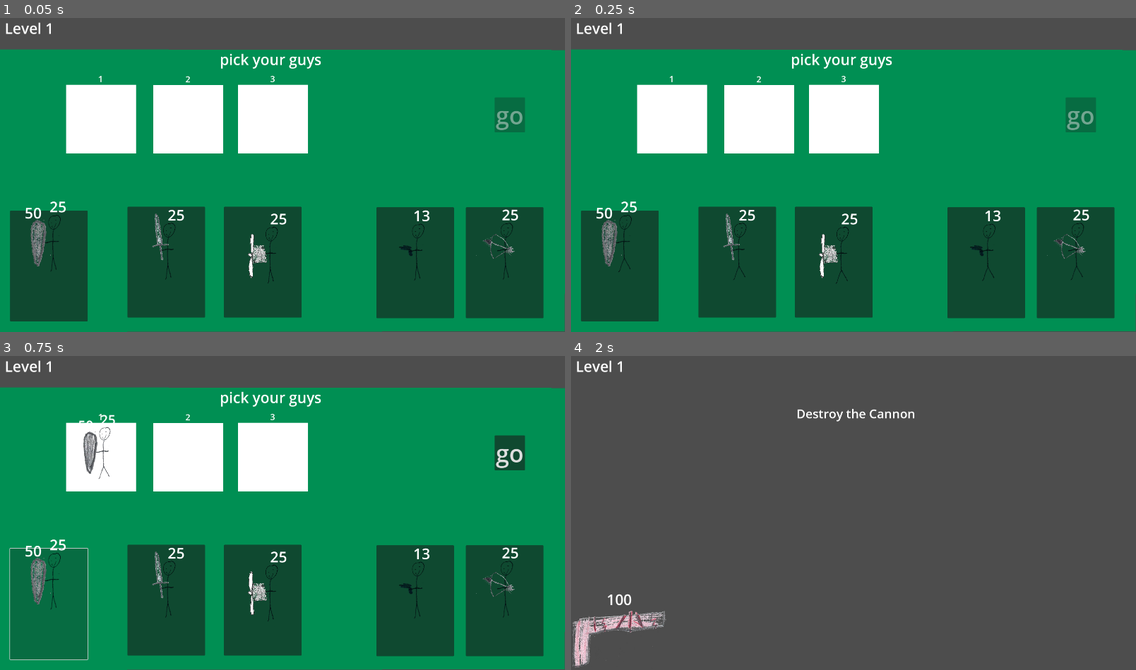
Above: before the commit, frames 1-4 (two rows, left to right).
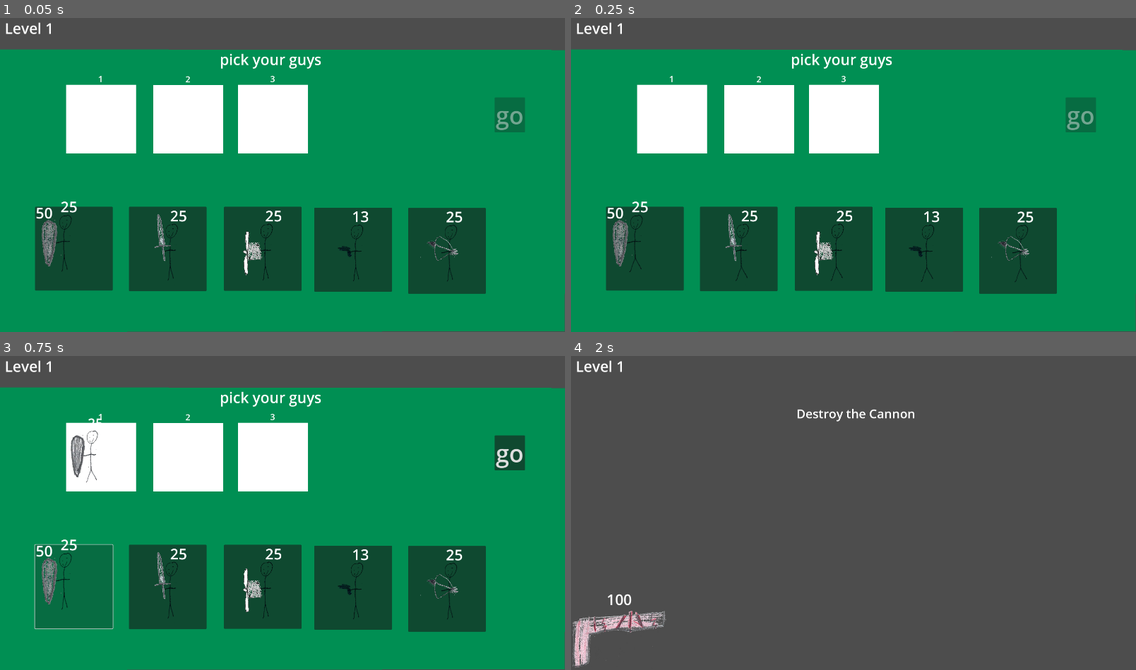
Above: after the commit, the same moments.

Repository: rlskoeser/stickfigure-rtd
Game: Godot game, scene res://main.tscn
Same seed, same stepped clock (60 frames per second), same inputs: the game is played once before the commit and once after it.
Inputs (mouse positions are in pixels of both pictures, inside the frame that each line leads up to; where the layout moved, square brackets give the same spot in the first picture):
- Up to frame 1 (0.05 s): no input
- Up to frame 2 (0.25 s): no input
- Up to frame 3 (0.75 s): click (73, 585) [50, 604] at 0.5 s
- Up to frame 4 (2 s): click "go" at 1.25 s

The runs differ from the first frame. In frame 1, 17% of the frame differs, in the area x 1-97%, y 58-97%; in frame 2, 17%; in frame 3, 18%, in the area x 1-97%, y 18-97%; in frame 4, nothing differs.

Commit message:
Clean up chooser layout & guy placement

Diff:
--- a/stickfigure-rtd/chooser.tscn
+++ b/stickfigure-rtd/chooser.tscn
@@ -118,78 +118,78 @@
 
 [node name="Button1" type="Button" parent="Buttons"]
 anchors_preset = -1
-anchor_left = 0.018
-anchor_top = 0.618
-anchor_right = 0.155
-anchor_bottom = 0.967
-offset_left = -0.560001
-offset_top = -0.440063
-offset_right = 0.399994
-offset_bottom = -0.360107
+anchor_left = 0.062
+anchor_top = 0.618
+anchor_right = 0.199
+anchor_bottom = 0.869
+offset_left = -0.0400085
+offset_top = -13.4399
+offset_right = 0.919983
+offset_bottom = 0.47998
 theme_override_styles/hover = SubResource("StyleBoxFlat_2wrfy")
 
 [node name="ShieldGuy" parent="Buttons/Button1" instance=ExtResource("2_ekr7g")]
-position = Vector2(86, 133)
+position = Vector2(80, 65)
 speed = 0
 
 [node name="Button2" type="Button" parent="Buttons"]
 anchors_preset = -1
-anchor_left = 0.018
-anchor_top = 0.618
-anchor_right = 0.155
-anchor_bottom = 0.967
-offset_left = 398.44
-offset_top = -13.4401
-offset_right = 399.4
-offset_bottom = -13.3601
+anchor_left = 0.228
+anchor_top = 0.618
+anchor_right = 0.366
+anchor_bottom = 0.865
+offset_left = 0.23996
+offset_top = -13.4399
+offset_right = -0.720032
+offset_bottom = 6.79993
 
 [node name="SwordGuy" parent="Buttons/Button2" instance=ExtResource("3_f5i62")]
-position = Vector2(77, 62)
+position = Vector2(80, 65)
 speed = 0
 
 [node name="Button3" type="Button" parent="Buttons"]
 anchors_preset = -1
-anchor_left = 0.018
-anchor_top = 0.618
-anchor_right = 0.155
-anchor_bottom = 0.967
-offset_left = 1244.44
-offset_top = -11.4401
-offset_right = 1245.4
-offset_bottom = -11.3601
+anchor_left = 0.556
+anchor_top = 0.618
+anchor_right = 0.694
+anchor_bottom = 0.873
+offset_left = 0.479858
+offset_top = -10.4399
+offset_right = -0.47998
+offset_bottom = 0.159973
 
 [node name="GunGuy" parent="Buttons/Button3" instance=ExtResource("1_4y1ey")]
-position = Vector2(77, 63)
+position = Vector2(80, 65)
 speed = 0
 
 [node name="Button4" type="Button" parent="Buttons"]
 anchors_preset = -1
-anchor_left = 0.018
-anchor_top = 0.618
-anchor_right = 0.155
-anchor_bottom = 0.967
-offset_left = 726.44
-offset_top = -13.4399
-offset_right = 727.4
-offset_bottom = -13.36
+anchor_left = 0.396
+anchor_top = 0.606
+anchor_right = 0.534
+anchor_bottom = 0.87
+offset_left = 0.679932
+offset_top = -0.479919
+offset_right = -0.280029
+offset_bottom = 0.399963
 
 [node name="FanGuy" parent="Buttons/Button4" instance=ExtResource("5_bumr1")]
-position = Vector2(97, 75)
+position = Vector2(80, 65)
 speed = 0
 
 [node name="Button5" type="Button" parent="Buttons"]
 anchors_preset = -1
-anchor_left = 0.018
-anchor_top = 0.618
-anchor_right = 0.155
-anchor_bottom = 0.967
-offset_left = 1548.44
-offset_top = -11.4399
-offset_right = 1549.4
-offset_bottom = -11.36
+anchor_left = 0.722
+anchor_top = 0.618
+anchor_right = 0.86
+anchor_bottom = 0.88
+offset_left = 0.759888
+offset_top = -9.43994
+offset_right = -0.200073
+offset_bottom = -0.400085
 
 [node name="ArrowGuy" parent="Buttons/Button5" instance=ExtResource("6_3efc1")]
-position = Vector2(74, 59.9999)
+position = Vector2(80, 65)
 speed = 0
 
 [node name="GoButton" type="Button" parent="."]
